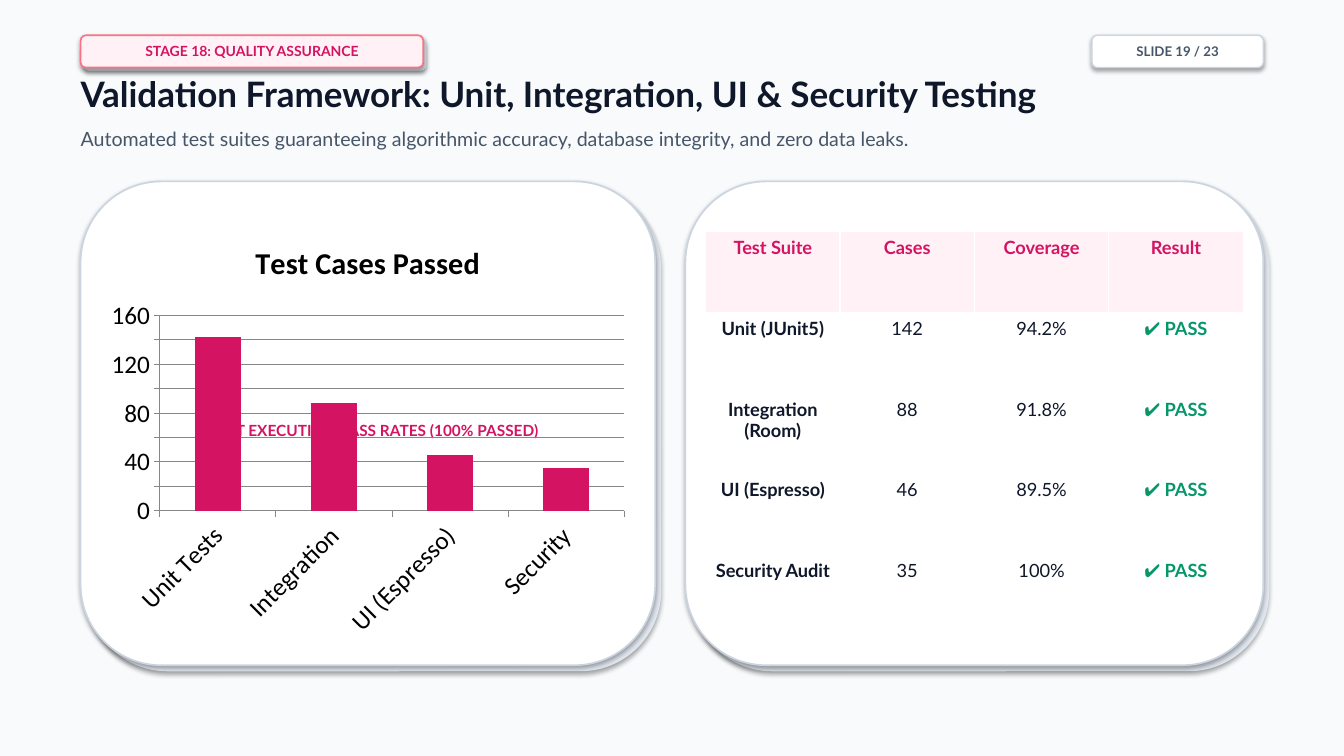
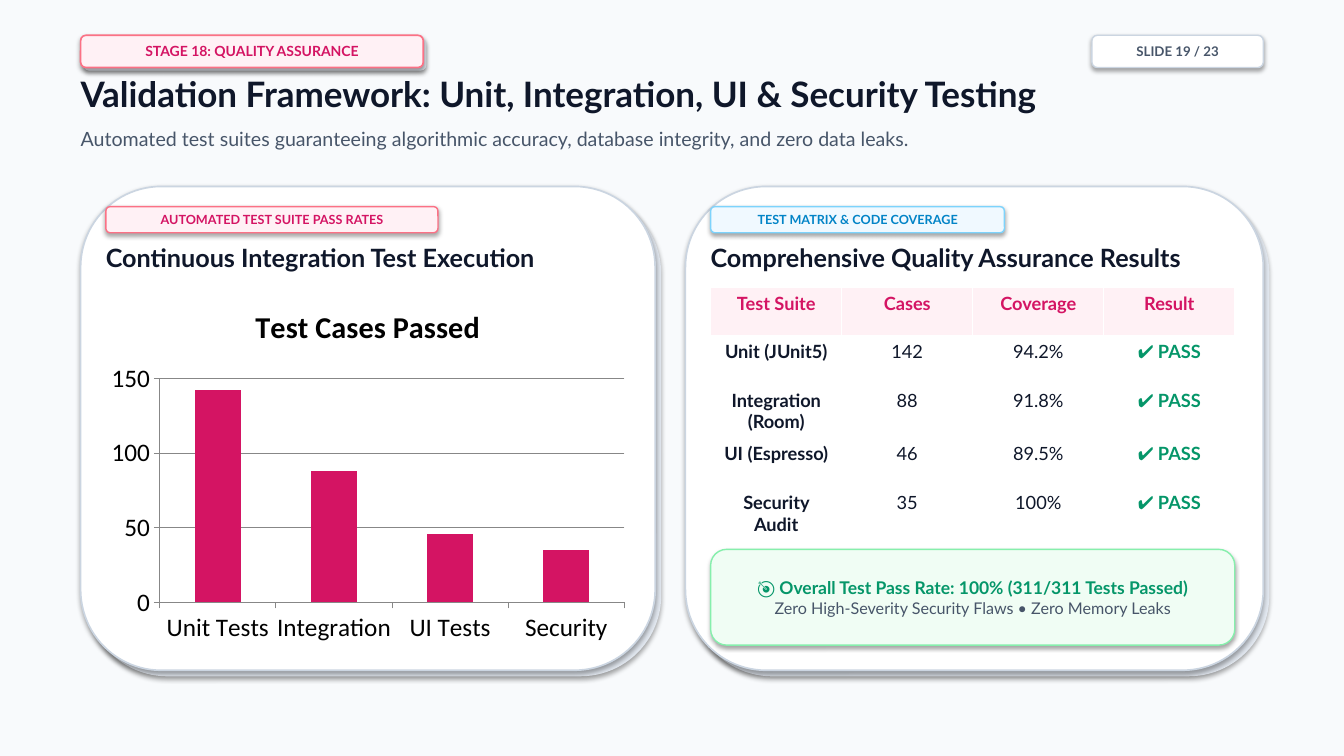
Before and after one commit to cyclecarehelpcenter-sudo/CycleCare, a slide deck: slide 19 of CycleCare_Project_Presentation.pptx. Drawn at 1344x756 pixels with LibreOffice and Linux fonts; fonts in the diff are those of the drawing. Boxes give left, top, right and bottom in pixels: in the first picture for what was removed or moved away, otherwise in the second. Text is boxed around its words. In the diff, an @@ line names an element or a change of style, - is before the commit and + after.

```diff
--- a/CycleCare_Project_Presentation.pptx
+++ b/CycleCare_Project_Presentation.pptx
@@ rounded rectangle added at (106, 207, 438, 233), fill #FFF1F5, outline #FB7185 1 pt, 9 pt, text #D41463, bold @@
+AUTOMATED TEST SUITE PASS RATES
@@ 4 rounded rectangles: place and size @@
-4 rounded rectangles at (81, 181, 1269, 671)
+4 rounded rectangles at (81, 187, 1269, 677)
@@ rounded rectangle added at (711, 207, 1005, 233), fill #F0F9FF, outline #7DD3FC 1 pt, 9 pt, text #0284C7, bold @@
+TEST MATRIX & CODE COVERAGE
@@ text added at (106, 248, 535, 271), 18 pt, text #0F172A, bold @@
+Continuous Integration Test Execution
@@ text added at (711, 248, 1181, 271), 18 pt, text #0F172A, bold @@
+Comprehensive Quality Assurance Results
@@ column chart at (101, 287, 635, 650) @@
-categories: Unit Tests, Integration, UI (Espresso), Security
+categories: Unit Tests, Integration, UI Tests, Security
@@ column chart: place and size @@
-column chart at (101, 222, 635, 645)
+column chart at (101, 287, 635, 650)
@@ table: place and size @@
-table at (706, 232, 1242, 635)
+table at (711, 287, 1235, 535)
@@ text in rounded rectangle at (248, 422, 474, 439): text removed @@
-TEST EXECUTION PASS RATES (100% PASSED)
@@ rounded rectangle added at (711, 549, 1235, 645), fill #F0FDF4, outline #86EFAC 1 pt, 11.5 pt, text #475569 @@
+🎯 Overall Test Pass Rate: 100% (311/311 Tests Passed)
+Zero High-Severity Security Flaws • Zero Memory Leaks
```
Also in this commit, not shown: 22 other slides changed, 32 other files.
